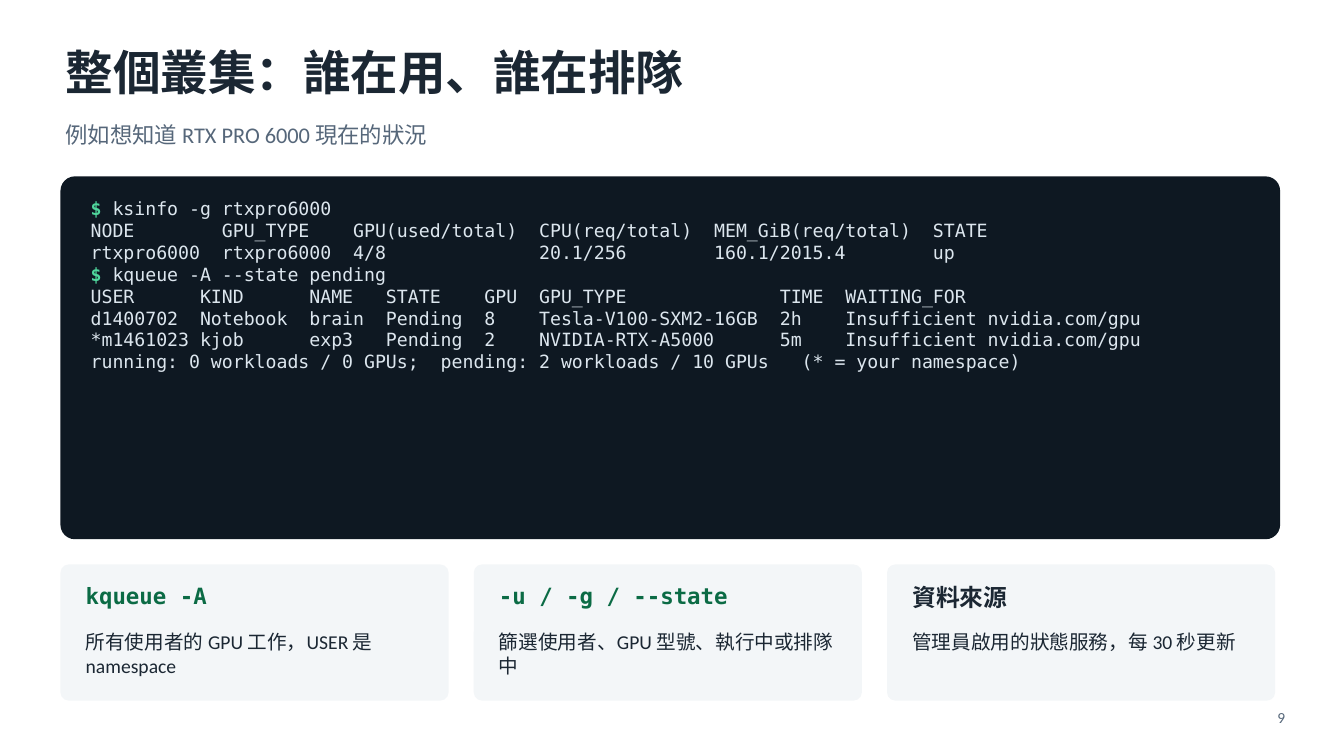
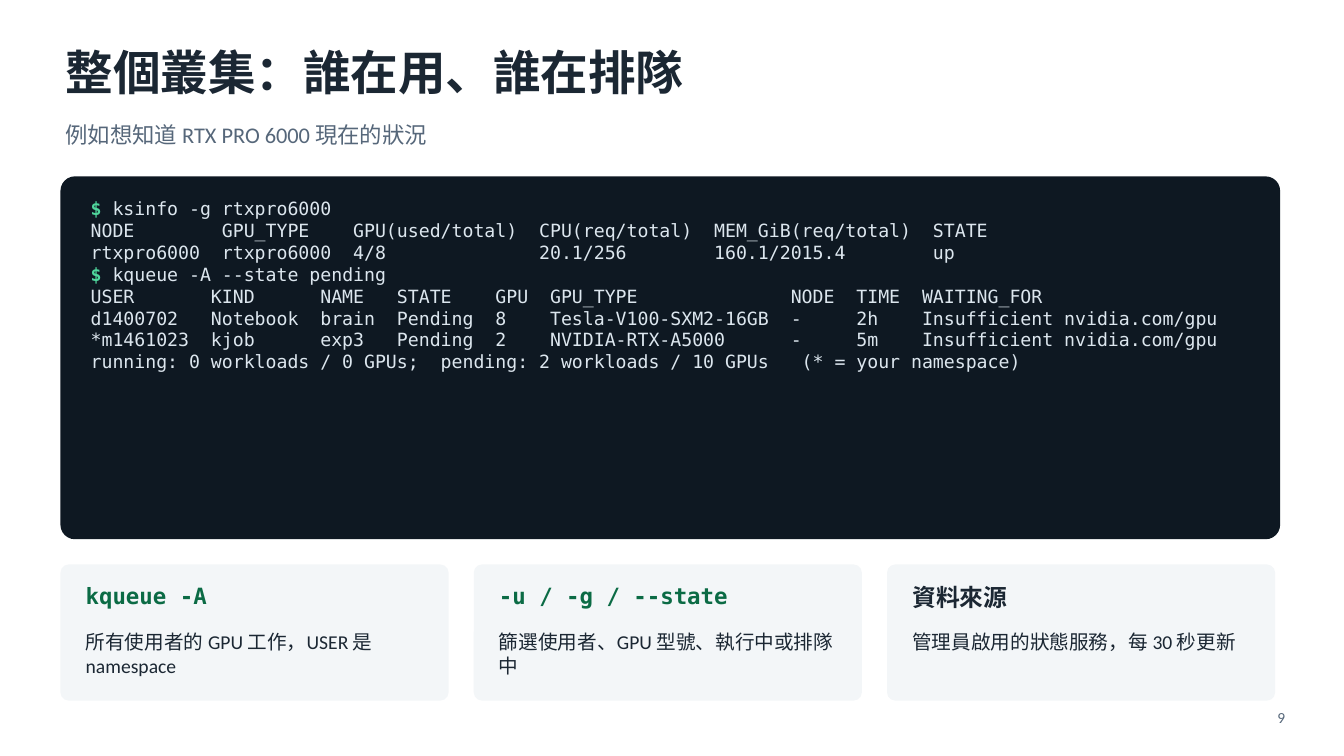
Before and after one commit to MarkJiang-maji/kjob, a slide deck: slide 9 of docs/kjob-tutorial.pptx. Drawn at 1344x756 pixels with LibreOffice and Linux fonts; fonts in the diff are those of the drawing. Boxes give left, top, right and bottom in pixels: in the first picture for what was removed or moved away, otherwise in the second. Text is boxed around its words. In the diff, an @@ line names an element or a change of style, - is before the commit and + after.

```diff
--- a/docs/kjob-tutorial.pptx
+++ b/docs/kjob-tutorial.pptx
@@ text at (91, 289, 1217, 350): text changed @@
-USER KIND NAME STATE GPU GPU_TYPE TIME WAITING_FOR
-d1400702 Notebook brain Pending 8 Tesla-V100-SXM2-16GB 2h Insufficient nvidia.com/gpu
-*m1461023 kjob exp3 Pending 2 NVIDIA-RTX-A5000 5m Insufficient nvidia.com/gpu
+USER KIND NAME STATE GPU GPU_TYPE NODE TIME WAITING_FOR
+d1400702 Notebook brain Pending 8 Tesla-V100-SXM2-16GB - 2h Insufficient nvidia.com/gpu
+*m1461023 kjob exp3 Pending 2 NVIDIA-RTX-A5000 - 5m Insufficient nvidia.com/gpu
```
Also in this commit, not shown: 2 other slides changed, 9 other files.
